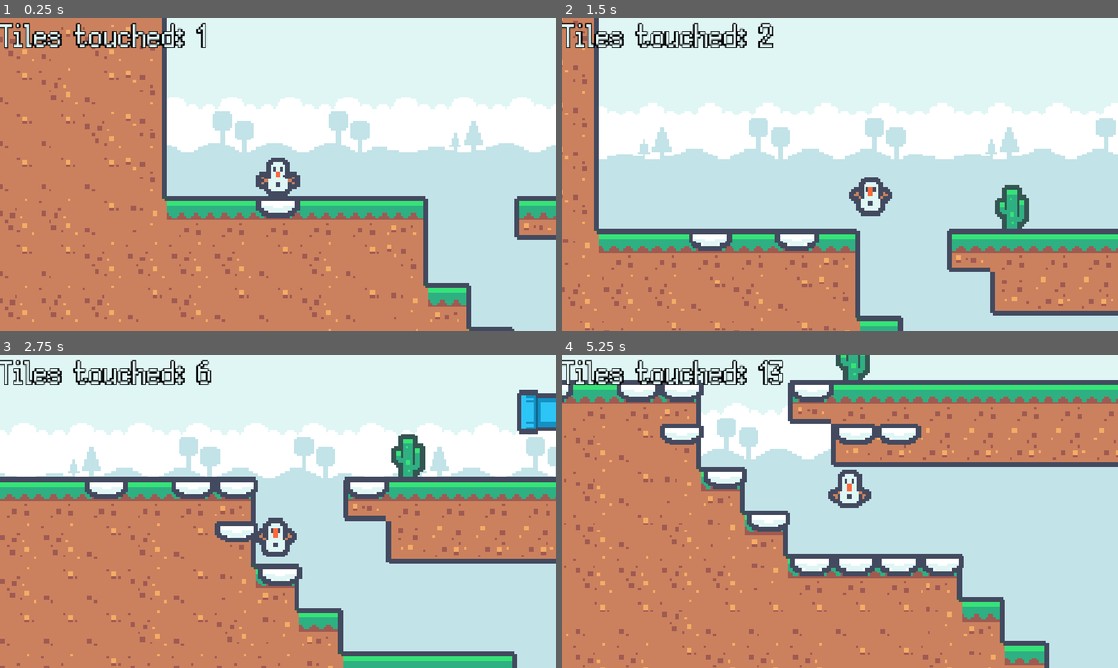
Above: before the commit, frames 1-4 (two rows, left to right).
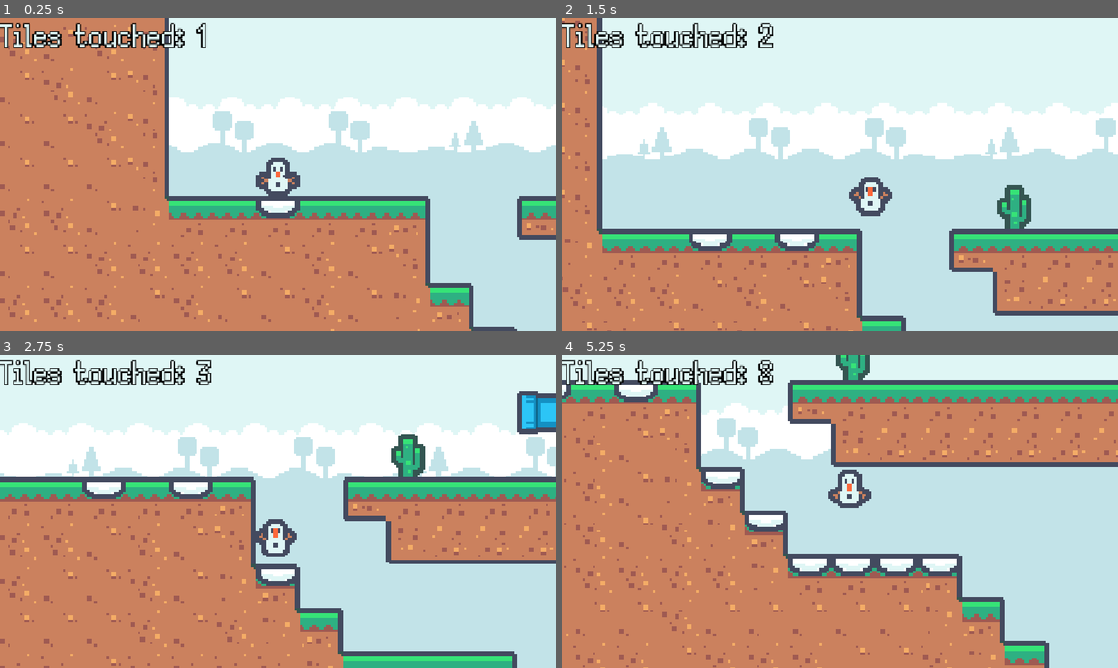
Above: after the commit, the same moments.

Repository: Loekiboy/snowman_the_game
Game: Godot game, scene res://main.tscn
Same seed, same stepped clock (60 frames per second), same inputs: the game is played once before the commit and once after it.
Inputs:
- Up to frame 1 (0.25 s): no input
- Up to frame 2 (1.5 s): tap Enter (ui_accept) at 0.5, 0.6, 0.77, 1.07 s; hold Right (ui_right) from 0.53 s (still down); tap Alt at 1.35 s
- Up to frame 3 (2.75 s): tap Enter (ui_accept) at 1.52, 1.55, 1.82, 2.3 s; release Right (ui_right) at 2.03 s; hold Left (ui_left) from 2.03 s (still down); tap Shift at 2.1 s
- Up to frame 4 (5.25 s): release Left (ui_left) at 2.78 s; hold Right (ui_right) 2.78-4.28 s; tap Enter (ui_accept) at 2.85, 3.02, 3.32, 3.77, 3.8, 4.07, 4.52, 4.55, 4.82, 5.1 s; tap Alt at 3.6 s; hold Left (ui_left) 4.28-5.03 s; tap Shift at 4.35 s; hold Right (ui_right) from 5.03 s (still down)

The runs differ from the first frame. In frame 1, 4.4% of the frame differs, in the area x 0-100%, y 0-100%; in frame 2, 3.7%; in frame 3, 2.5%; in frame 4, 3.0%.

Commit message:
fixed bugs
Now you can't create snow in tiles(by  touche tiles with your head or arms) you don't have a wierd bug in some mushroom platforms. the idle animation is updated

Diff:
--- a/platformer-hackclub/character_body_2d.gd
+++ b/platformer-hackclub/character_body_2d.gd
@@ -1,5 +1,5 @@
 extends CharacterBody2D
-
+# max tiles level 1: 605
 # --- JOUW INSTELLINGEN ---
 const SPEED = 70.0
 const JUMP_VELOCITY = -230.0
@@ -12,6 +12,11 @@
 var coyote_timer = 0.0
 var is_on_ladder = false
 var just_jumped = false
+
+# Idle animatie variabelen
+var idle_target_frame = 0
+var idle_in_transition = false
+var first_idle = true  # Track of dit de eerste idle is
 
 # onready vars
 @onready var label = get_node("../UI/TileCounterLabel")
@@ -31,25 +36,23 @@
 
 	_animated_sprite.play("idle")
 	_animated_sprite.frame = 0
-	idle_timer.start(3.0)
+	# NIET hier starten, wachten tot speler stilstaat
 
 	RenderingServer.set_default_clear_color(Color("#c2e3e8"))
 
-func _physics_process(delta:  float) -> void:
+func _physics_process(delta:   float) -> void:
 
 	# Check of we op een ladder staan
-# Check of we op een ladder staan
 	is_on_ladder = false
 
 	var parent = get_parent()
 	if parent:
 		for child in parent.get_children():
 			if child is TileMapLayer:
-			# Check meerdere posities rond de speler voor betere detectie
 				var check_positions = [
-					global_position,  # Exact midden
-					global_position + Vector2(0, 8),  # Iets onder (voor als speler niet precies op tile staat)
-					global_position + Vector2(0, -8),  # Iets boven
+					global_position,
+					global_position + Vector2(0, 8),
+					global_position + Vector2(0, -8),
 				]
 
 				for check_pos in check_positions:
@@ -60,37 +63,33 @@
 						var is_climbable = tile_data.get_custom_data("is_climbable")
 						if is_climbable:
 							is_on_ladder = true
-							print("🪜 Ladder gevonden op layer: ", child.name, " tile: ", tile_pos)
-							break  # Stop als we een ladder gevonden hebben
+							break
 
 				if is_on_ladder:
-					break  # Stop met zoeken naar andere layers
+					break
 
 	# 1. Zwaartekracht & Coyote Reset
 	if is_on_floor():
 		coyote_timer = COYOTE_TIME
-		just_jumped = false  # Reset als we weer op de grond staan
+		just_jumped = false
 
 	if not is_on_floor():
-		# Alleen ladder-zweven als we NIET net gesprongen zijn
 		if is_on_ladder and not just_jumped:
 			velocity.y = 0
 		else:
 			velocity += get_gravity() * delta
 			coyote_timer -= delta
 
-	# 2. SPRINGEN (EERST!)
+	# 2. SPRINGEN
 	if (Input.is_action_just_pressed("ui_up") or Input.is_action_just_pressed("ui_accept")) and (coyote_timer > 0 or is_on_ladder):
 		velocity.y = JUMP_VELOCITY
 		coyote_timer = 0
-		just_jumped = true  # Markeer dat we net gesprongen zijn
-
-	# Sprong inkorten bij loslaten (Variable jump height)
+		just_jumped = true
+
 	if (Input.is_action_just_released("ui_up") or Input.is_action_just_released("ui_accept")) and velocity.y < 0:
 		velocity.y = velocity.y * 0.5
 
-	# 3. KLIMMEN (NA SPRINGEN!)
-	# Alleen klimmen als we NIET net gesprongen zijn
+	# 3. KLIMMEN
 	if is_on_ladder and not just_jumped:
 		if Input.is_action_pressed("ui_up"):
 			velocity.y = CLIMB_SPEED
@@ -99,47 +98,53 @@
 		else:
 			velocity.y = 0
 
-	# Reset just_jumped als we begonnen zijn te vallen (spring is voorbij de piek)
 	if just_jumped and velocity.y > 0:
 		just_jumped = false
 
 	# 4. Beweging links/rechts
 	var direction := Input.get_axis("ui_left", "ui_right")
 	if direction:
-		velocity. x = direction * SPEED
+		velocity.x = direction * SPEED
 	else:
 		velocity.x = move_toward(velocity.x, 0, SPEED)
 
 	# 5. ANIMATIE LOGICA
 	if not is_on_floor():
-		idle_timer.stop()
+		idle_timer. stop()
+		idle_in_transition = false
+		first_idle = true
 		if velocity.y < 0:
 			_animated_sprite.play("jump")
 		else:
-			_animated_sprite. play("fall")
+			_animated_sprite.play("fall")
 	else:
-		# We staan op de grond
 		if velocity.x != 0:
 			_animated_sprite.play("walk")
 			idle_timer.stop()
+			idle_in_transition = false
+			first_idle = true
 			if velocity.x < 0:
 				_animated_sprite.flip_h = false
 			else:
-				_animated_sprite.flip_h = true
-
-		# We staan stil op de grond:  Check voor bukken
+				_animated_sprite. flip_h = true
+
 		elif Input.is_action_pressed("ui_down"):
-			_animated_sprite.play("crouch")
+			_animated_sprite. play("crouch")
 			idle_timer.stop()
-
-		else:
-			# We staan stil en we bukken niet:  Idle logica
-			if _animated_sprite.animation == "walk" or \
-			   _animated_sprite. animation == "fall" or \
-			   _animated_sprite.animation == "crouch":
+			idle_in_transition = false
+			first_idle = true
+
+		else:
+			# Speler staat stil -> start idle animatie
+			if _animated_sprite.animation != "idle":
 				_animated_sprite.play("idle")
 				_animated_sprite.frame = 0
-				idle_timer.start(3.0)
+				idle_in_transition = false
+				first_idle = true
+				idle_timer.start(3.0)  # EERSTE keer 3 seconden
+			elif first_idle and not idle_timer.is_stopped():
+				# Idle is al aan het lopen, doe niets
+				pass
 
 	# 6. Bewegen
 	move_and_slide()
@@ -148,31 +153,68 @@
 	for i in get_slide_collision_count():
 		var collision = get_slide_collision(i)
 		var collider = collision.get_collider()
+
 		if collider is TileMapLayer:
-			var botspunt = collider.to_local(collision.get_position() - collision.get_normal() * 1)
-			var tile_coord = collider.local_to_map(botspunt)
-			if collider.get_cell_source_id(tile_coord) != -1:
-				if not tile_coord in aangeraakte_tiles:
-					aangeraakte_tiles.append(tile_coord)
-					count += 1
-					update_ui()
-					var snow_layer = get_node("../SnowLayer")
-					if snow_layer:
-						snow_layer.set_cell(tile_coord, 2, Vector2i(16, 7))
+			var normal = collision.get_normal()
+
+			if normal.y < -0.5:
+				var botspunt = collider.to_local(collision.get_position() - normal * 1)
+				var tile_coord = collider.local_to_map(botspunt)
+
+				if collider.get_cell_source_id(tile_coord) != -1:
+					if not tile_coord in aangeraakte_tiles:
+						aangeraakte_tiles. append(tile_coord)
+						count += 1
+						update_ui()
+						var snow_layer = get_node("../SnowLayer")
+						if snow_layer:
+							snow_layer. set_cell(tile_coord, 2, Vector2i(16, 7))
 
 func _on_idle_timer_timeout() -> void:
+	# Stop als speler beweegt
 	if velocity.x != 0:
+		idle_in_transition = false
+		first_idle = true
 		return
 
 	var frame_nu = _animated_sprite.frame
 
-	if frame_nu == 0:
-		var keuzes = [1, 2]
+	# Als we in een transitie zitten, ga naar het doel frame
+	if idle_in_transition:
+		_animated_sprite.frame = idle_target_frame
+		idle_in_transition = false
+		idle_timer.start(randf_range(1.0, 3.0))
+		return
+
+	# EERSTE keer (3 sec omhoog gekeken) -> kies nu links of rechts
+	if first_idle:
+		first_idle = false
+		var keuzes = [1, 2]  # Links of rechts
 		_animated_sprite.frame = keuzes. pick_random()
 		idle_timer.start(randf_range(1.0, 3.0))
+		return
+
+	# We kijken naar links (1) of rechts (2)
+	if frame_nu == 1 or frame_nu == 2:
+		var keuzes = [0, 1, 2]
+		keuzes.erase(frame_nu)  # Verwijder huidige frame uit keuzes
+		var nieuw_frame = keuzes.pick_random()
+
+		# Als we van links naar rechts gaan (of andersom), eerst via midden
+		if (frame_nu == 1 and nieuw_frame == 2) or (frame_nu == 2 and nieuw_frame == 1):
+			_animated_sprite.frame = 0
+			idle_target_frame = nieuw_frame
+			idle_in_transition = true
+			idle_timer.start(0.2)  # Korte pauze in het midden
+		else:
+			_animated_sprite.frame = nieuw_frame
+			idle_timer.start(randf_range(1.0, 3.0))
+
+	# We kijken naar voren (frame 0) -> wacht nog niet, kies volgende
 	else:
-		_animated_sprite. frame = 0
-		idle_timer.start(3.0)
+		var keuzes = [1, 2]
+		_animated_sprite.frame = keuzes.pick_random()
+		idle_timer.start(randf_range(1.0, 3.0))
 
 func update_ui():
 	if label:
@@ -180,7 +222,7 @@
 
 func _on_finish_flag_body_entered(body: Node2D) -> void:
 	if body.name == "CharacterBody2D":
-		if teller_label: teller_label. visible = false
+		if teller_label: teller_label.visible = false
 		if popup:
 			var win_label = popup.get_node("TextEdit")
 			if win_label: win_label.text = "Tiles touched: " + str(count)
--- a/platformer-hackclub/main.tscn
+++ b/platformer-hackclub/main.tscn
@@ -168,7 +168,7 @@
 12:0/0 = 0
 12:0/0/terrain_set = 0
 12:0/0/terrain = 4
-12:0/0/physics_layer_0/polygon_0/points = PackedVector2Array(-9, 9, 9, 9, 9, -9, -9, -9)
+12:0/0/physics_layer_0/polygon_0/points = PackedVector2Array(-9, -6.6, 9, -6.6, 9, -9, -9, -9)
 12:0/0/physics_layer_0/polygon_0/one_way = true
 12:0/0/terrains_peering_bit/right_side = 4
 12:0/0/terrains_peering_bit/bottom_side = 4
@@ -176,20 +176,20 @@
 13:0/0 = 0
 13:0/0/terrain_set = 0
 13:0/0/terrain = 4
-13:0/0/physics_layer_0/polygon_0/points = PackedVector2Array(-9, 9, 9, 9, 9, -9, -9, -9)
+13:0/0/physics_layer_0/polygon_0/points = PackedVector2Array(-9, -6.6, 9, -6.6, 9, -9, -9, -9)
 13:0/0/physics_layer_0/polygon_0/one_way = true
 13:0/0/terrains_peering_bit/right_side = 4
 13:0/0/terrains_peering_bit/left_side = 4
 14:0/0 = 0
 14:0/0/terrain_set = 0
 14:0/0/terrain = 4
-14:0/0/physics_layer_0/polygon_0/points = PackedVector2Array(-9, 9, 9, 9, 9, -9, -9, -9)
+14:0/0/physics_layer_0/polygon_0/points = PackedVector2Array(-9, -6.6, 9, -6.6, 9, -9, -9, -9)
 14:0/0/physics_layer_0/polygon_0/one_way = true
 14:0/0/terrains_peering_bit/right_side = 4
 15:0/0 = 0
 15:0/0/terrain_set = 0
 15:0/0/terrain = 4
-15:0/0/physics_layer_0/polygon_0/points = PackedVector2Array(-9, 9, 9, 9, 9, -9, -9, -9)
+15:0/0/physics_layer_0/polygon_0/points = PackedVector2Array(-9, -6.6, 9, -6.6, 9, -9, -9, -9)
 15:0/0/physics_layer_0/polygon_0/one_way = true
 15:0/0/terrains_peering_bit/left_side = 4
 16:0/0 = 0
@@ -919,7 +919,7 @@
 [node name="AnimatedSprite2D" type="AnimatedSprite2D" parent="CharacterBody2D"]
 position = Vector2(261, 315)
 sprite_frames = SubResource("SpriteFrames_ycdy4")
-animation = &"crouch"
+animation = &"idle"
 
 [node name="IdleTimer" type="Timer" parent="CharacterBody2D"]
 one_shot = true
@@ -934,7 +934,6 @@
 tile_set = SubResource("TileSet_4c57u")
 
 [node name="TileMapLayer" type="TileMapLayer" parent="."]
-position = Vector2(-1, 0)
 tile_map_data = PackedByteArray("AAAMABIAAgACAAEAAAANABIAAgACAAEAAAAOABIAAgACAAEAAAAPABIAAgACAAEAAAAQABIAAgACAAEAAAAUAB …(203520 unchanged characters)…
 tile_set = SubResource("TileSet_4c57u")
 
